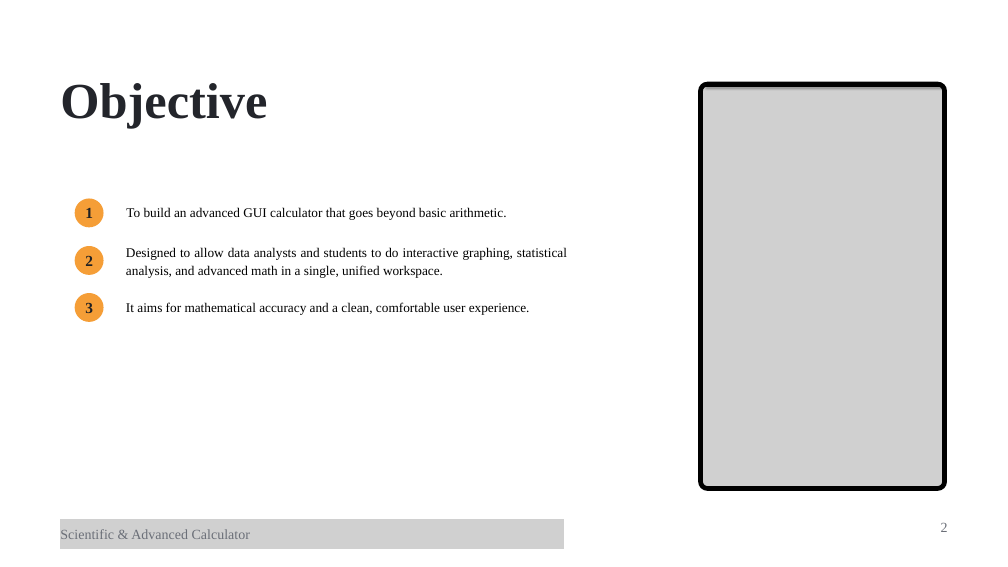
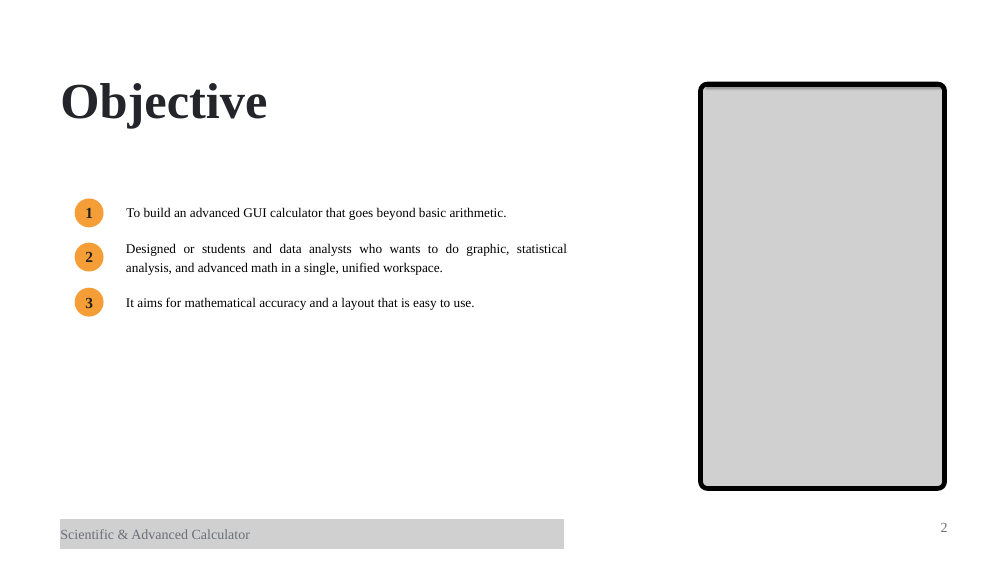
Before and after one commit to Aditi020/Advanced_Calculator, a slide deck: slide 2 of docs/Calculator.pptx. Drawn at 1008x567 pixels with LibreOffice and Linux fonts; fonts in the diff are those of the drawing; grey boxes stand for pictures. Boxes give left, top, right and bottom in pixels: in the first picture for what was removed or moved away, otherwise in the second. Text is boxed around its words. In the diff, an @@ line names an element or a change of style, - is before the commit and + after.

Commit message:
Updating ppt

```diff
--- a/docs/Calculator.pptx
+++ b/docs/Calculator.pptx
@@ text at (126,243,567,275): text changed @@
-Designed to allow data analysts and students to do interactive graphing, statistical analysis, and advanced math in a single, unified workspace.
+Designed or students and data analysts who wants to do graphic, statistical analysis, and advanced math in a single, unified workspace.
@@ 2 texts, 2 freeform shapes: place and size @@
-2 texts, 2 freeform shapes at (75,246,103,322)
+2 texts, 2 freeform shapes at (75,242,103,317)
@@ text at (126,297,475,310): text changed @@
-It aims for mathematical accuracy and a clean, comfortable user experience.
+It aims for mathematical accuracy and a layout that is easy to use.
```
Also in this commit, not shown: 1 other slide changed, 1 other file.
